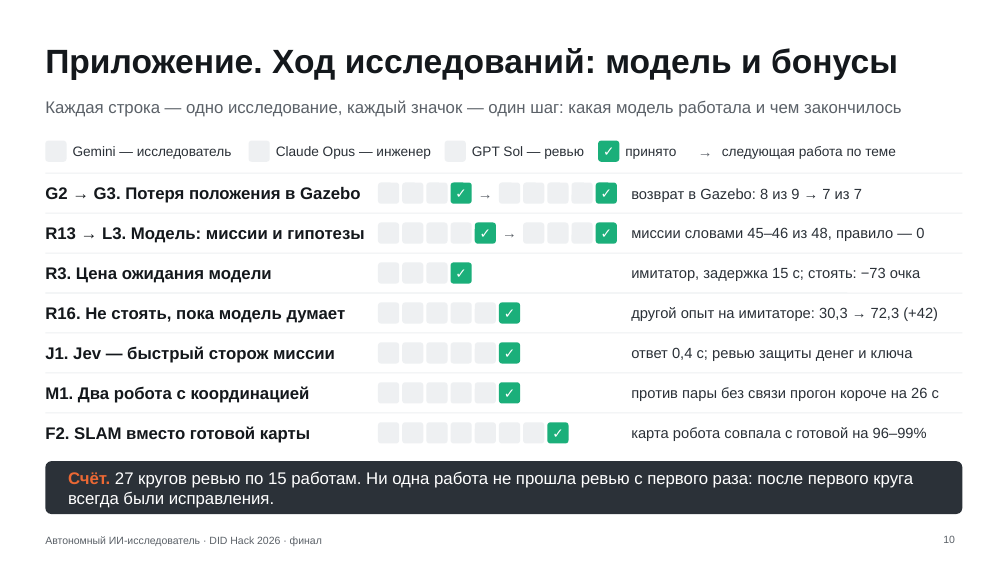
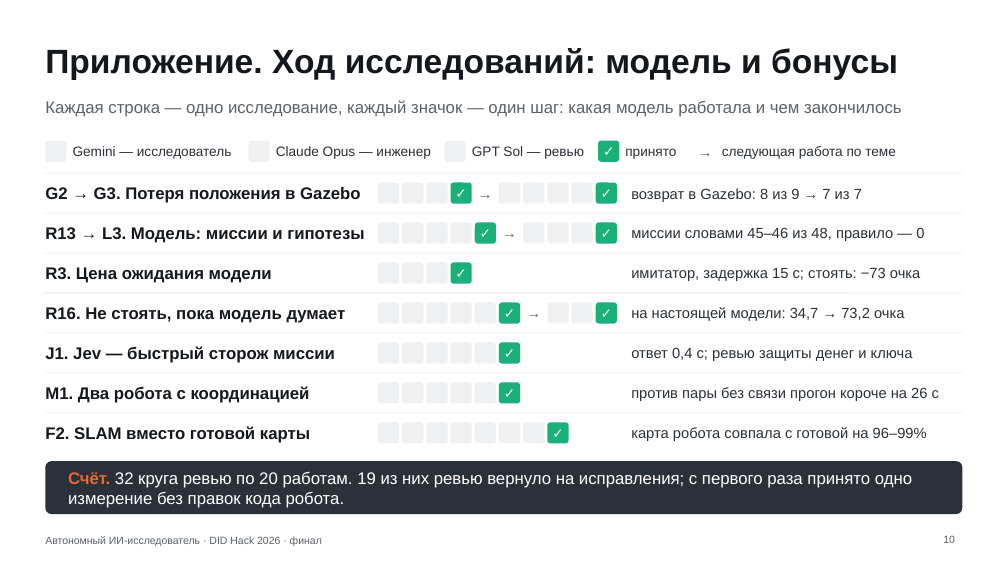
Before and after one commit to Mput13/did-hack, a slide deck: slide 10 of presentation/final.pptx. Drawn at 1008x567 pixels with LibreOffice and Linux fonts; fonts in the diff are those of the drawing; background and template pictures are left out. Boxes give left, top, right and bottom in pixels: in the first picture for what was removed or moved away, otherwise in the second. Text is boxed around its words. In the diff, an @@ line names an element or a change of style, - is before the commit and + after.

```diff
--- a/presentation/final.pptx
+++ b/presentation/final.pptx
@@ text added at [523,293,544,333], 14 pt, text #5B6168, bold @@
+→
@@ rounded rectangle added at [547,302,569,324], fill #EEF0F2 @@
@@ rounded rectangle added at [572,302,593,324], fill #EEF0F2 @@
@@ rounded rectangle added at [596,302,617,324], fill #1BAF7A, 13 pt, text #FFFFFF, bold @@
+✓
@@ text at [631,307,904,321]: text changed @@
-другой опыт на имитаторе: 30,3 → 72,3 (+42)
+на настоящей модели: 34,7 → 73,2 очка
@@ text at [68,472,912,508]: text changed @@
-Счёт. 27 кругов ревью по 15 работам. Ни одна работа не прошла ревью с первого раза: после первого круга всегда были исправления.
+Счёт. 32 круга ревью по 20 работам. 19 из них ревью вернуло на исправления; с первого раза принято одно измерение без правок кода робота.
```
Also in this commit, not shown: 5 other slides changed, 20 other files.
